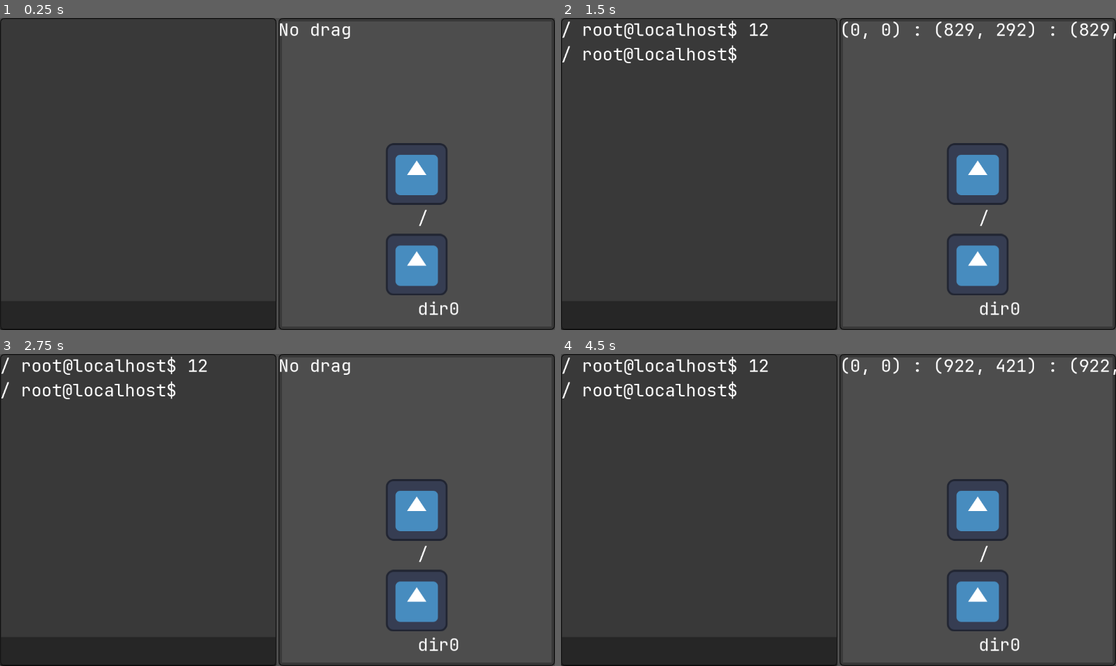
Above: before the commit, frames 1-4 (two rows, left to right).
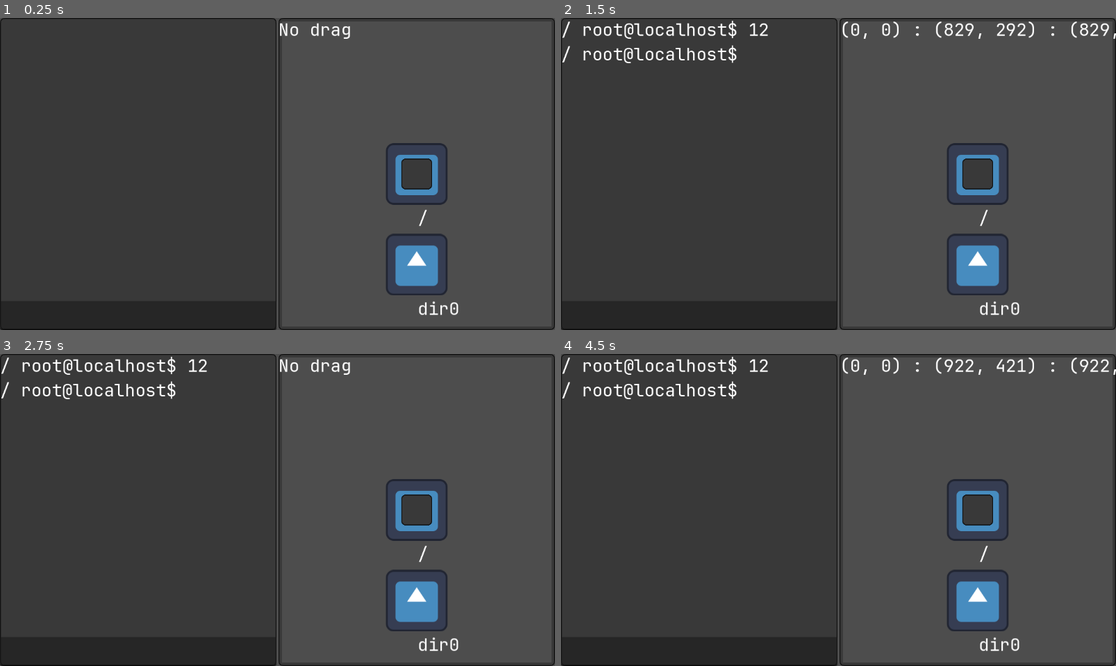
Above: after the commit, the same moments.

Repository: Curtis-Barnhart/GVS
Game: Godot game, scene res://Main.tscn
Two runs of this game, one before a commit and one after it. Both use one fixed random seed, a clock stepped at 60 frames per second and the inputs below. The engine's default icon, where the game draws it, is replaced by a stand-in: a white triangle on a blue panel in a dark square.
Inputs (mouse positions are in pixels of both pictures, inside the frame that each line leads up to):
- Up to frame 1 (0.25 s): no input
- Up to frame 2 (1.5 s): click (699, 314) at 0.52 s; type "12" at 0.6 s; tap Enter at 1.25, 1.35 s; move the mouse to (960, 158) at 1.27 s; click (960, 158) at 1.42 s
- Up to frame 3 (2.75 s): tap Space at 2 s; drag from (166, 525) to (416, 510) at 2.02 s
- Up to frame 4 (4.5 s): tap Enter at 2.75, 2.85, 4.25, 4.35 s; move the mouse to (894, 441) at 2.77 s; click (894, 441) at 2.92 s; tap Space at 3.5 s; drag from (810, 572) to (977, 600) at 3.52 s; move the mouse to (1005, 556) at 4.27 s; click (1005, 556) at 4.42 s

The runs differ from the first frame. In frame 1, 0.6% of the frame differs, in the area x 72-78%, y 44-56%; in frame 2, 0.6%; in frame 3, 0.6%; in frame 4, 0.6%.

Commit message:
in progress graph highlight of cwd

Diff:
--- a/gvm/filesystem/ui/FSViewport.tscn
+++ b/gvm/filesystem/ui/FSViewport.tscn
@@ -1,7 +1,7 @@
 [gd_scene load_steps=6 format=3 uid="uid://dsws7i3ntxerw"]
 
-[ext_resource type="FontFile" uid="uid://cgett34sxgpkt" path="res://gvm/shell/JetBrainsMonoNerdFontMono-Regular.ttf" id="1_06ei5"]
-[ext_resource type="Texture2D" uid="uid://b7uj3kp3b0l3c" path="res://gvm/shell/grey_box.png" id="1_bbg0k"]
+[ext_resource type="FontFile" uid="uid://cgett34sxgpkt" path="res://shared/JetBrainsMonoNerdFontMono-Regular.ttf" id="1_06ei5"]
+[ext_resource type="Texture2D" uid="uid://b7uj3kp3b0l3c" path="res://shared/grey_box.png" id="1_bbg0k"]
 [ext_resource type="Script" path="res://gvm/filesystem/ui/sub_viewport_container.gd" id="2_ly32g"]
 [ext_resource type="PackedScene" uid="uid://b6cxarc58vq0a" path="res://gvm/filesystem/ui/graph/FSGraph.tscn" id="3_sl6xo"]
 
--- a/gvm/filesystem/ui/graph/FSGDir.tscn
+++ b/gvm/filesystem/ui/graph/FSGDir.tscn
@@ -2,7 +2,7 @@
 
 [ext_resource type="Script" path="res://gvm/filesystem/ui/graph/fsg_dir.gd" id="1_kp0kf"]
 [ext_resource type="Texture2D" uid="uid://ble8onr527ifk" path="res://icon.svg" id="2_not1y"]
-[ext_resource type="FontFile" uid="uid://cgett34sxgpkt" path="res://gvm/shell/JetBrainsMonoNerdFontMono-Regular.ttf" id="3_0g5nk"]
+[ext_resource type="FontFile" uid="uid://cgett34sxgpkt" path="res://shared/JetBrainsMonoNerdFontMono-Regular.ttf" id="3_0g5nk"]
 
 [sub_resource type="RectangleShape2D" id="RectangleShape2D_yfsys"]
 size = Vector2(129, 128.5)
--- a/gvm/filesystem/ui/graph/FSGraph.tscn
+++ b/gvm/filesystem/ui/graph/FSGraph.tscn
@@ -1,6 +1,11 @@
-[gd_scene load_steps=2 format=3 uid="uid://b6cxarc58vq0a"]
+[gd_scene load_steps=3 format=3 uid="uid://b6cxarc58vq0a"]
 
 [ext_resource type="Script" path="res://gvm/filesystem/ui/graph/fs_graph.gd" id="1_rw4f1"]
+[ext_resource type="Texture2D" uid="uid://b7uj3kp3b0l3c" path="res://shared/grey_box.png" id="2_fh03m"]
 
 [node name="FSGraph" type="Node2D"]
 script = ExtResource("1_rw4f1")
+
+[node name="CWD" type="Sprite2D" parent="."]
+z_index = 1
+texture = ExtResource("2_fh03m")
--- a/gvm/filesystem/ui/graph/fs_graph.gd
+++ b/gvm/filesystem/ui/graph/fs_graph.gd
@@ -7,6 +7,28 @@
 var fs_man: FSManager = null
 var all_nodes: Dictionary = {}
 const FSGDir_Obj = preload("res://gvm/filesystem/ui/graph/FSGDir.tscn")
+
+# Highlight current working directory
+var display_cwd: bool = true
+var cwd: FSPath = FSPath.new([])
+@onready var cwd_node: Sprite2D = $CWD
+
+
+func display_cwd_off() -> void:
+    self.cwd_node.visible = false
+    self.display_cwd = false
+
+
+# TODO: Right now it is displayed by being on a different z layer see if there
+# is a better way to do this
+func display_cwd_on() -> void:
+    self.cwd_node.visible = true
+    self.display_cwd = true
+
+
+# expects p to be the simplest path
+func change_cwd(p: FSPath) -> void:
+    self.cwd_node.position = self.all_nodes[p.as_string()].position
 
 
 ## Manual initializer.
@@ -18,6 +40,8 @@
     self.all_nodes["/"] = FSGDir_Obj.instantiate()
     self.add_child(self.all_nodes["/"])
     self.all_nodes["/"].label.text = "/"
+    self.change_cwd(FSPath.new([]))
+
     fs_manager.created_dir.connect(self.create_dir)
 
 
@@ -37,15 +61,6 @@
 # Called when the node enters the scene tree for the first time.
 func _ready() -> void:
     pass
-    #self.create_dir(FSPath.new(["dir0"]))
-    #self.create_dir(FSPath.new(["dir1"]))
-    #self.create_dir(FSPath.new(["dir2"]))
-    #self.create_dir(FSPath.new(["dir0", "subdir00"]))
-    #self.create_dir(FSPath.new(["dir2", "subdir20"]))
-    #self.create_dir(FSPath.new(["dir2", "subdir21"]))
-    #self.create_dir(FSPath.new(["dir2", "subdir22"]))
-    #self.create_dir(FSPath.new(["dir2", "subdir21", "subdir220"]))
-    #self.create_dir(FSPath.new(["dir2", "subdir21", "subdir221"]))
 
 
 # Called every frame. 'delta' is the elapsed time since the previous frame.
--- a/gvm/shell/GVShell.tscn
+++ b/gvm/shell/GVShell.tscn
@@ -1,8 +1,8 @@
 [gd_scene load_steps=7 format=3 uid="uid://20ur75p1xydl"]
 
 [ext_resource type="Script" path="res://gvm/shell/gv_shell.gd" id="1_n4rth"]
-[ext_resource type="Texture2D" uid="uid://b7uj3kp3b0l3c" path="res://gvm/shell/grey_box.png" id="1_wdhpu"]
-[ext_resource type="FontFile" uid="uid://cgett34sxgpkt" path="res://gvm/shell/JetBrainsMonoNerdFontMono-Regular.ttf" id="2_uhhqy"]
+[ext_resource type="Texture2D" uid="uid://b7uj3kp3b0l3c" path="res://shared/grey_box.png" id="1_wdhpu"]
+[ext_resource type="FontFile" uid="uid://cgett34sxgpkt" path="res://shared/JetBrainsMonoNerdFontMono-Regular.ttf" id="2_uhhqy"]
 [ext_resource type="Script" path="res://gvm/shell/prompt.gd" id="3_yiyy1"]
 
 [sub_resource type="LabelSettings" id="LabelSettings_f0xxu"]
--- a/gvm/shell/gv_shell.gd
+++ b/gvm/shell/gv_shell.gd
@@ -18,9 +18,10 @@
 
 
 # We do this because on resize of the prompt, we scroll,
-# but the actual resizing occurs after, so we need a way to scroll for 2 frames
+# but the actual resizing occurs just after that scroll,
+# so we need a way to scroll for 2 frames and not just 1
 func scroll_bottom() -> void:
-    self.scroll_frames = 2
+    self.scroll_frames = 1
 
 
 # Called when the node enters the scene tree for the first time.
@@ -91,6 +92,8 @@
             ls_proc.run()
         ["clear"]:
             self.history.text = ""
+        ["exit"]:
+            self.get_tree().quit(0)
         var huh:
             print("no match (%s)" % " ".join(input))
 
--- a/main.gd
+++ b/main.gd
@@ -1,6 +1,7 @@
 extends HBoxContainer
 
 @onready var GVShell = $GvShell
+# This feels like very bad practice
 @onready var prompt = $GvShell/ScrollContainer/VBoxContainer/Prompt
 @onready var ViewpointContainer = $FsViewport/SubViewportContainer
 
Renamed: gvm/shell/JetBrainsMonoNerdFontMono-Regular.ttf -> shared/JetBrainsMonoNerdFontMono-Regular.ttf
Not shown, changed: shared/JetBrainsMonoNerdFontMono-Regular.ttf.import
Renamed: gvm/shell/grey_box.png -> shared/grey_box.png
Not shown, changed: shared/grey_box.png.import
